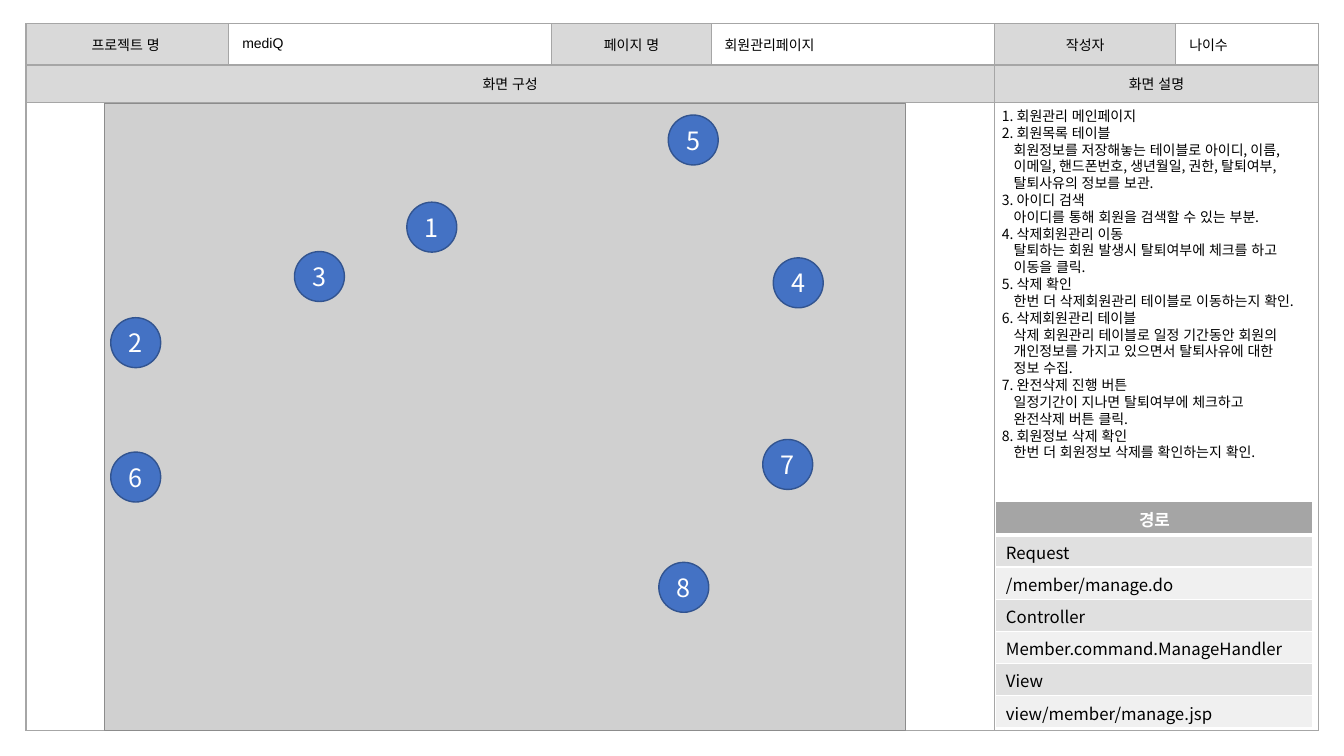
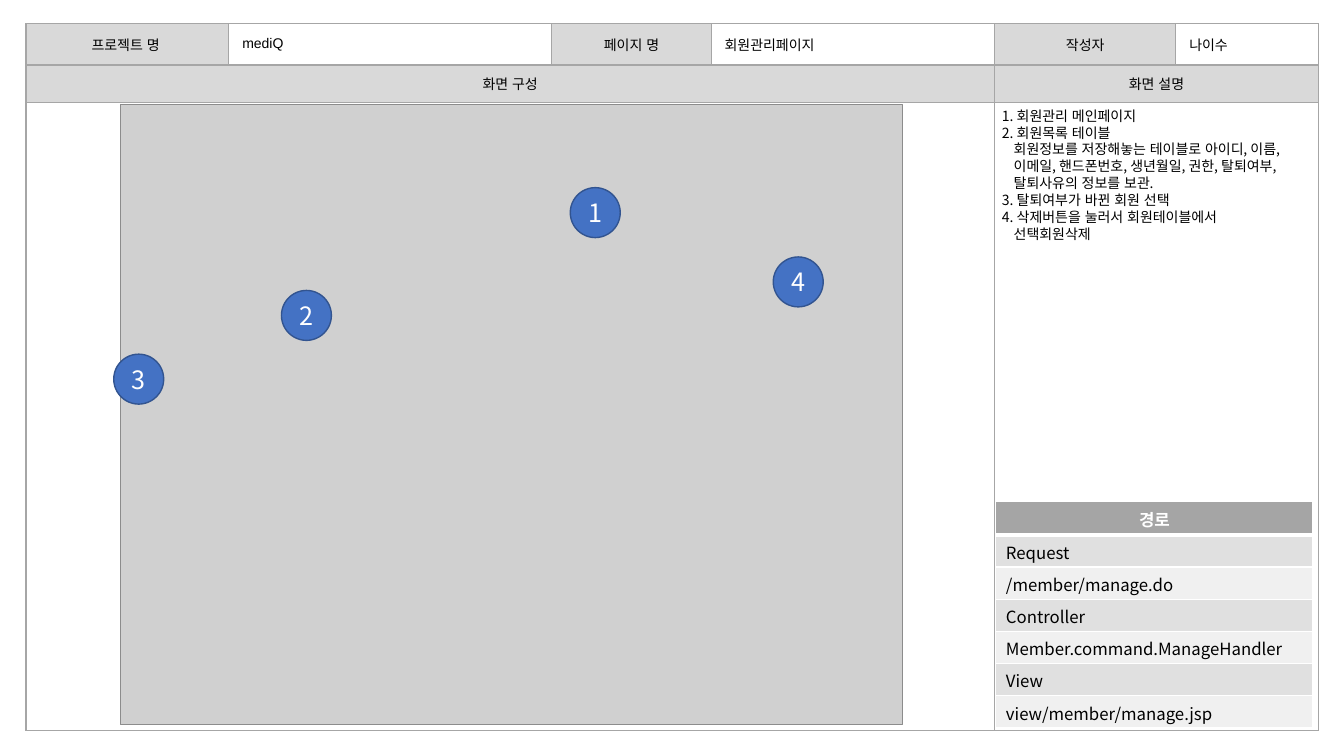
Before and after one commit to burnyst/mediQ, a slide deck: slide 4 of doc/0빅데이터분석프로젝트(공용)/[06] 스토리보드.pptx. Drawn at 1344x756 pixels with LibreOffice and Linux fonts; fonts in the diff are those of the drawing; grey boxes stand for pictures. Boxes give left, top, right and bottom in pixels: in the first picture for what was removed or moved away, otherwise in the second. Text is boxed around its words. In the diff, an @@ line names an element or a change of style, - is before the commit and + after.

```diff
--- a/doc/0빅데이터분석프로젝트(공용)/[06] 스토리보드.pptx
+++ b/doc/0빅데이터분석프로젝트(공용)/[06] 스토리보드.pptx
@@ picture resized from (x1=104, y1=104, x2=905, y2=730) to (x1=120, y1=105, x2=902, y2=725) @@
@@ ellipse removed at (x1=668, y1=115, x2=719, y2=165) @@
-5
@@ ellipse "1" moved from (x1=407, y1=203, x2=458, y2=253) to (x1=571, y1=188, x2=621, y2=238) @@
@@ text at (x1=1002, y1=193, x2=1217, y2=240): text changed @@
-3. 아이디 검색
-아이디를 통해 회원을 검색할 수 있는 부분.
-4. 삭제회원관리 이동
-탈퇴하는 회원 발생시 탈퇴여부에 체크를 하고
-이동을 클릭.
-5. 삭제 확인
-한번 더 삭제회원관리 테이블로 이동하는지 확인.
-6. 삭제회원관리 테이블
-삭제 회원관리 테이블로 일정 기간동안 회원의
-개인정보를 가지고 있으면서 탈퇴사유에 대한
-정보 수집.
-7. 완전삭제 진행 버튼
-일정기간이 지나면 탈퇴여부에 체크하고
-완전삭제 버튼 클릭.
-8. 회원정보 삭제 확인
-한번 더 회원정보 삭제를 확인하는지 확인.
+3. 탈퇴여부가 바뀐 회원 선택
+4. 삭제버튼을 눌러서 회원테이블에서
+선택회원삭제
@@ ellipse "2" moved from (x1=111, y1=318, x2=161, y2=368) to (x1=281, y1=290, x2=332, y2=341) @@
@@ ellipse "3" moved from (x1=294, y1=252, x2=345, y2=302) to (x1=114, y1=354, x2=164, y2=404) @@
@@ ellipse removed at (x1=763, y1=440, x2=814, y2=490) @@
-7
@@ ellipse removed at (x1=111, y1=452, x2=161, y2=502) @@
-6
@@ ellipse removed at (x1=659, y1=563, x2=710, y2=613) @@
-8
```
Also in this commit, not shown: 6 other slides changed, 1 slide removed, 11 other files.
